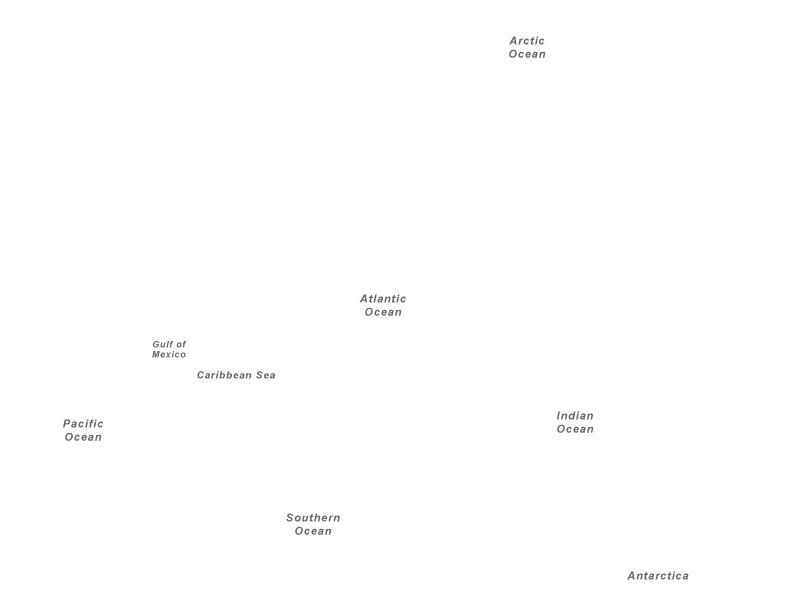
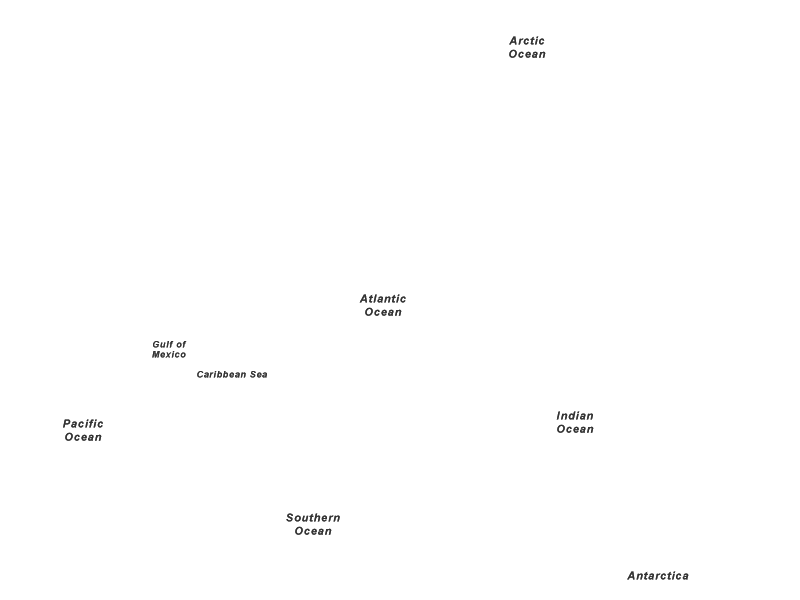
The second 800 × 600 image is a revision of the first. Changes to its layers:
showed group "Hovers" (8 layers) over (63, 36, 689, 580)
painted on "Caribbean Sea hover" over (197, 371, 275, 379)
painted on "Caribbean Sea" over (197, 371, 275, 379)
